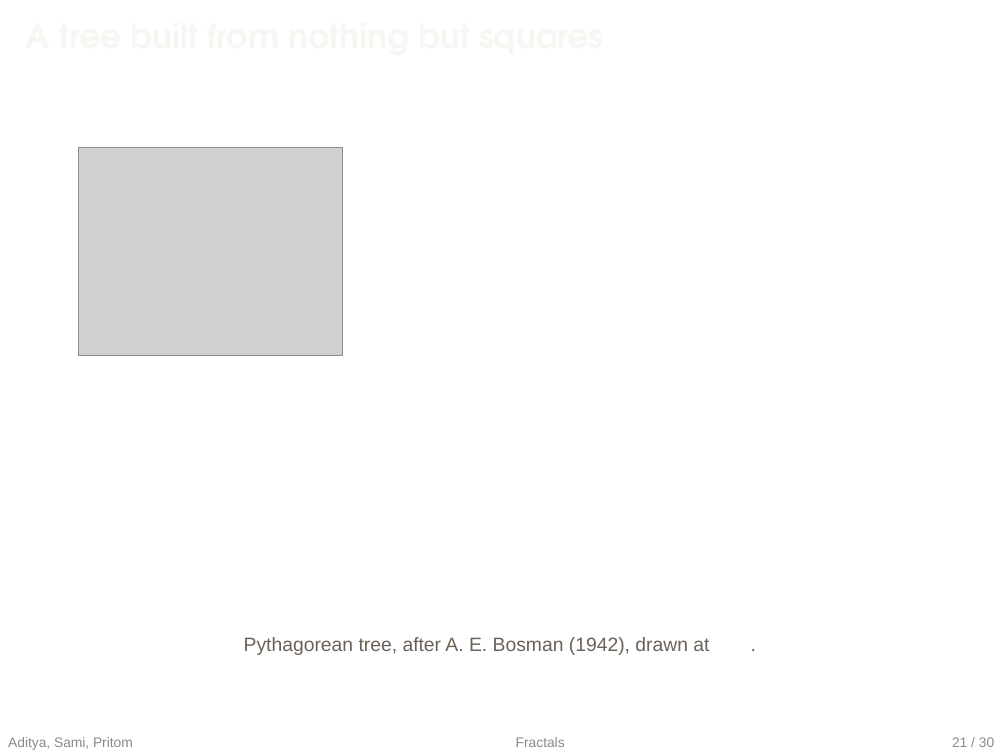
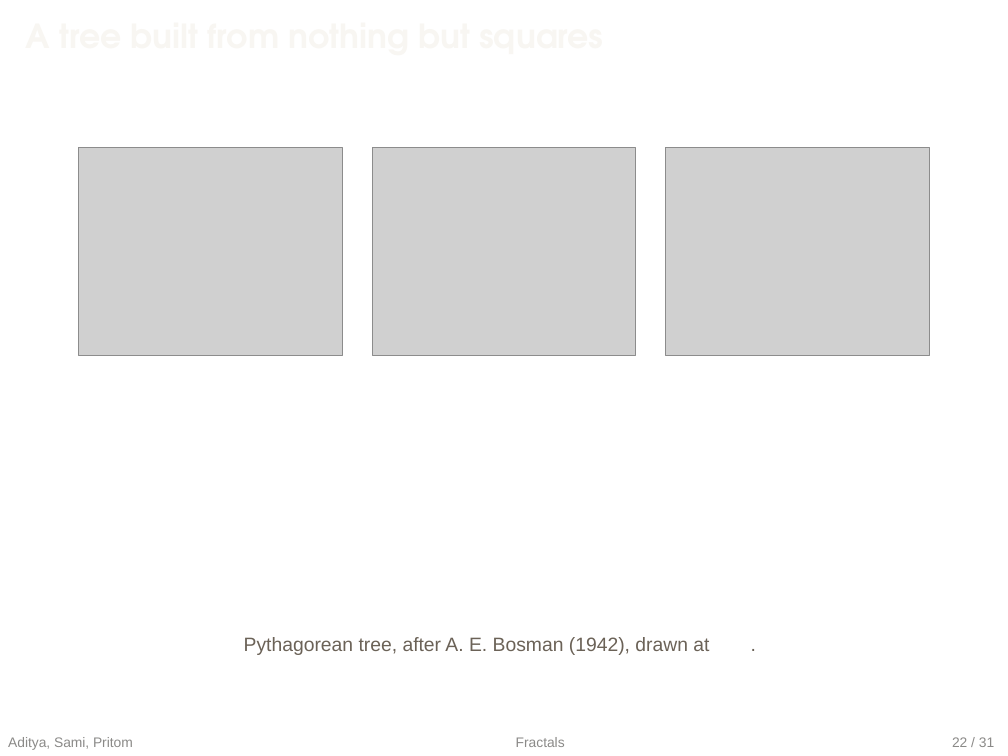
Before and after one commit to eh-Sami/CSE-200-Presentation, a slide deck: slide 75 of combined/main-editable.pptx (slide 71 before the commit). Drawn at 1008x756 pixels with LibreOffice and Linux fonts; fonts in the diff are those of the drawing; grey boxes stand for pictures; background and template pictures are left out. Boxes give left, top, right and bottom in pixels: in the first picture for what was removed or moved away, otherwise in the second. Text is boxed around its words. In the diff, an @@ line names an element or a change of style, - is before the commit and + after.

```diff
--- a/combined/main-editable.pptx
+++ b/combined/main-editable.pptx
@@ picture added at (372,148,636,356) @@
@@ picture added at (665,148,929,356) @@
@@ text at (952,737,994,747): text changed @@
-21 / 30
+22 / 31
```
Also in this commit, not shown: 87 other slides changed, 16 slides added, 14 slides removed, 9 other files.
